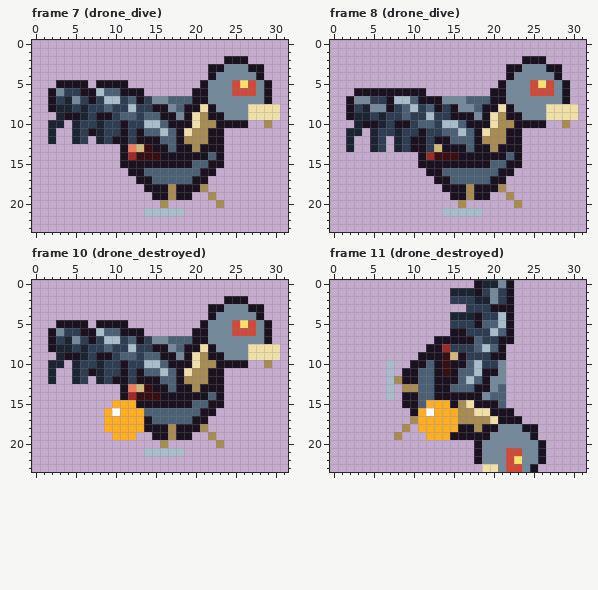
File history of a pixel-art file, game/art-src/enemies/drone.aseprite. Above, as it was before the edit.
32x24 pixels, 13 frames. Shown: frame 7 (drone_dive), frame 8 (drone_dive), frame 10 (drone_destroyed), frame 11 (drone_destroyed). The commit also changed other frames, which this record leaves out.
And afterwards:
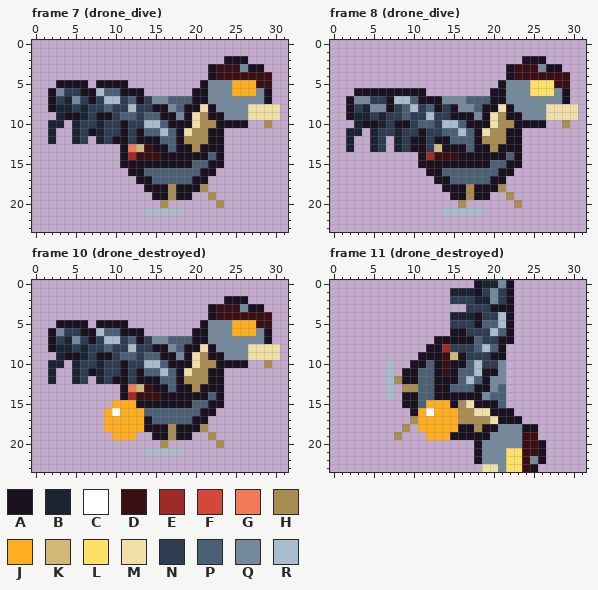
Palette (. is transparent): A #1a1220  B #1c2433  C #ffffff  D #3a0f14  E #a02a26  F #d4483a  G #f07a5a  H #a88c52  J #ffae22  K #d2b878  L #ffe066  M #f0e0a8  N #2f3d52  P #4c6075  Q #75899c  R #a9bccb
The exact change:
Frame 7 (drone_dive):
The author put colour D in row 4 at x 29.
Colour A becomes colour D in row 3 at x 23; in row 4 at x 28; in row 5 at x 29.
Colour Q becomes colour D in row 3 at x 24 to 25; in row 4 at x 23 to 27; in row 5 at x 28.
Colour F becomes colour J in row 5 at x 25 and 27; in row 6 at x 25 to 27.
Colour L becomes colour J in row 5 at x 26.
Frame 8 (drone_dive):
The author put colour D in row 4 at x 29.
Colour A becomes colour D in row 3 at x 23; in row 4 at x 28; in row 5 at x 29.
Colour Q becomes colour D in row 3 at x 24 to 25; in row 4 at x 23 to 27; in row 5 at x 28.
Colour F becomes colour L in row 5 at x 25 and 27; in row 6 at x 25 to 27.
Frame 10 (drone_destroyed): the same change as frame 7 (drone_dive)
Frame 11 (drone_destroyed):
Colour A becomes colour D in row 19 at x 25.
Colour Q becomes colour D in row 19 at x 24; in rows 20 to 21 at x 24 to 25; in rows 22 to 23 at x 24.
Colour F becomes colour L in row 21 at x 22 to 23; in row 22 at x 22; in row 23 at x 22 to 23.
Where, in picture pixels (left, top, right, bottom), the same in both pictures:
changed: (216, 64, 272, 96)
changed: (514, 64, 570, 96)
changed: (216, 304, 272, 336)
changed: (506, 432, 538, 472)
